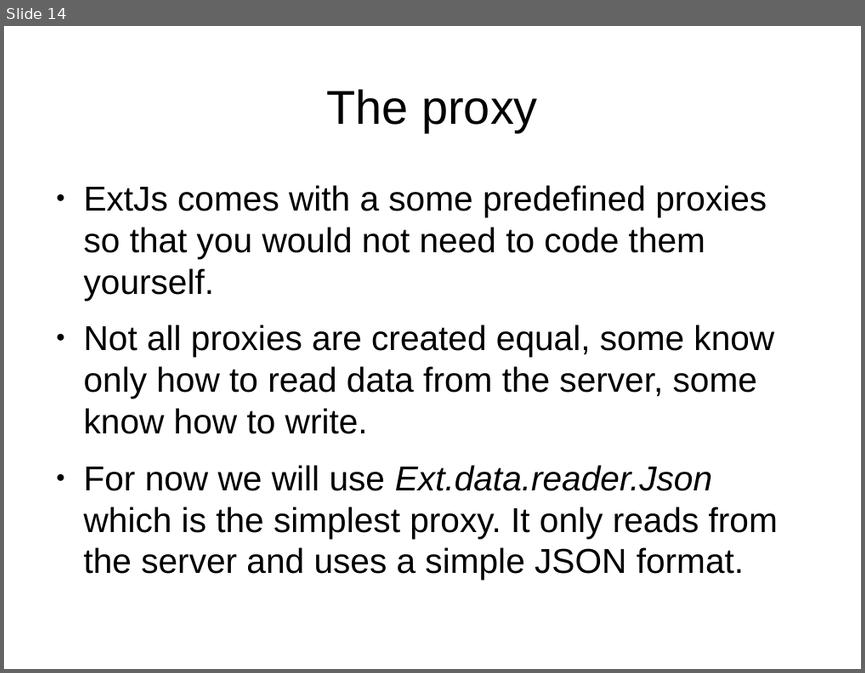
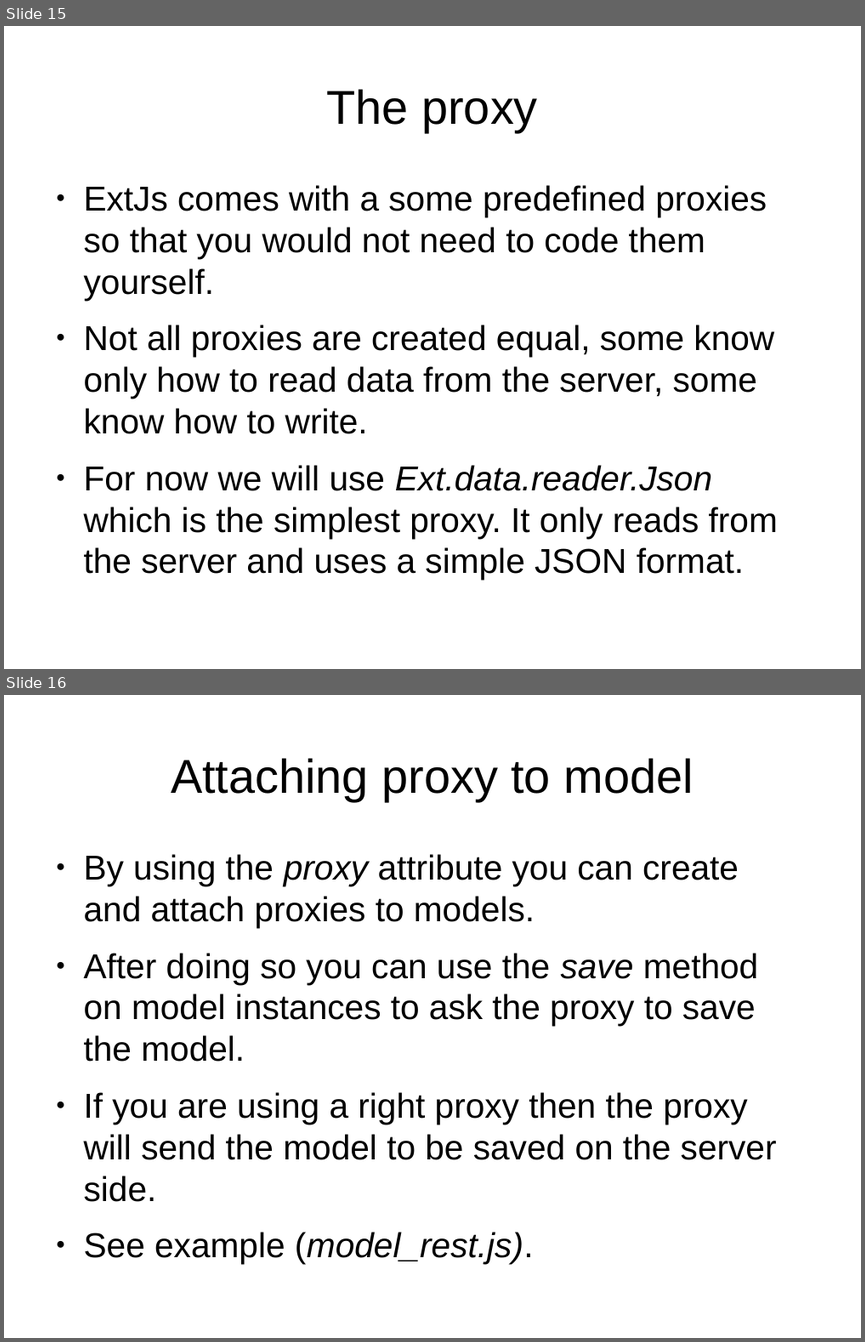
Before and after one commit to veltzer/demos, a slide deck: javascript/extjs/doc/extjs_data.odp. Shown one above the other, each under a label of ours: slide 14 before the commit, slides 15 and 16 after it. The pictures are 865x673 and 865x1342 pixels, drawn with LibreOffice and Linux fonts; fonts in the diff are those of the drawing. Boxes give left, top, right and bottom in pixels: in the first picture for what was removed or moved away, otherwise in the second. Text is boxed around its words. In the diff, an @@ line names an element or a change of style, - is before the commit and + after.

```diff
--- a/javascript/extjs/doc/extjs_data.odp
+++ b/javascript/extjs/doc/extjs_data.odp
@@ slide 16 added at [4, 695, 861, 1338], background #FFFFFF @@
@@ title added at [171, 758, 692, 801], 44 pt, text #000000 @@
+Attaching proxy to model
@@ text added at [84, 854, 777, 1264], 32 pt, text #000000 @@
+● By using the proxy attribute you can create and attach proxies to models.
+● After doing so you can use the save method on model instances to ask the proxy to save the model.
+● If you are using a right proxy then the proxy will send the model to be saved on the server side.
+● See example (model_rest.js).
@@ what was slide 14 is now slide 15 @@
```
Also in this commit, not shown: 1 slide changed, 6 other slides added, 6 other files.
